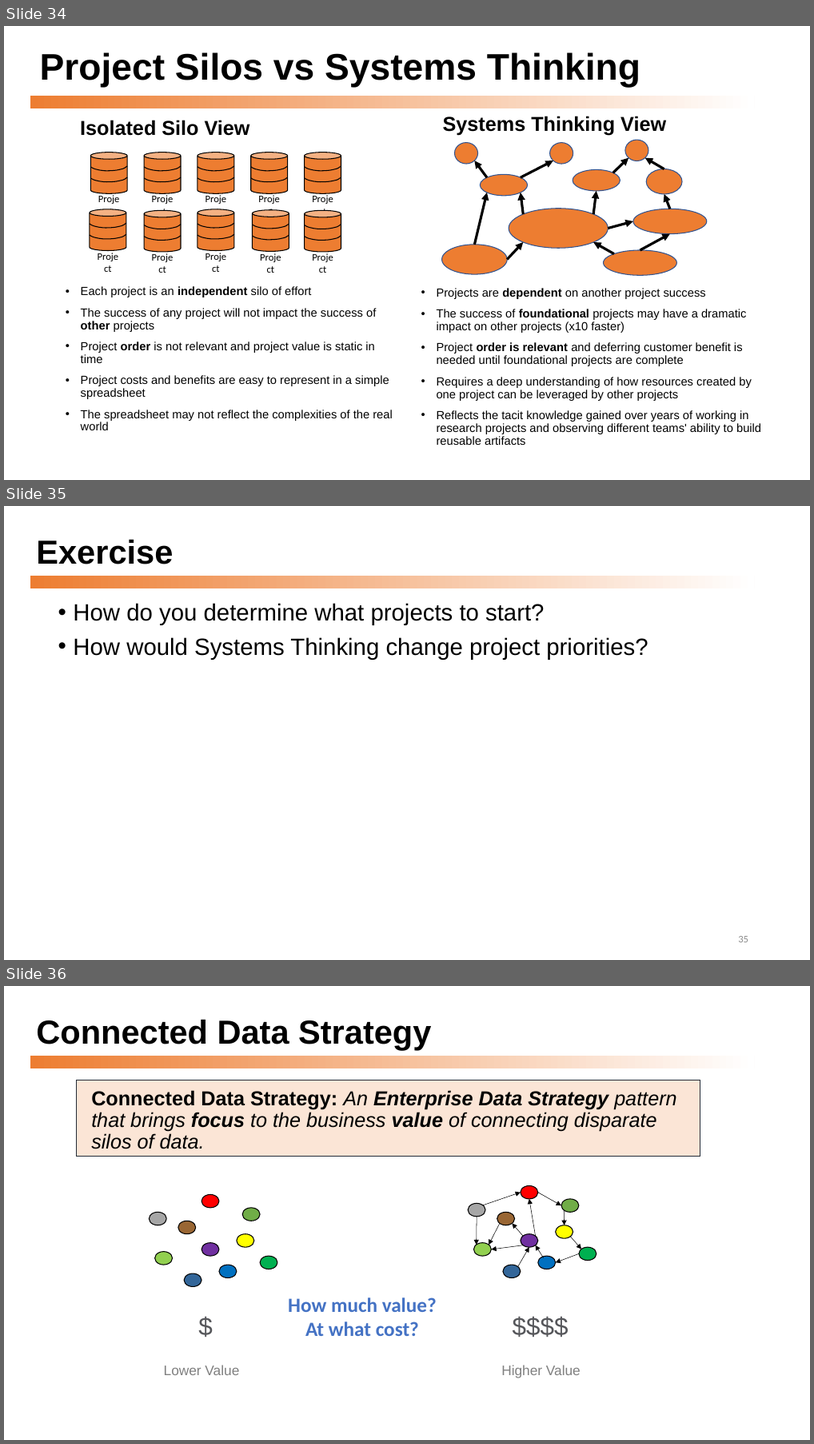
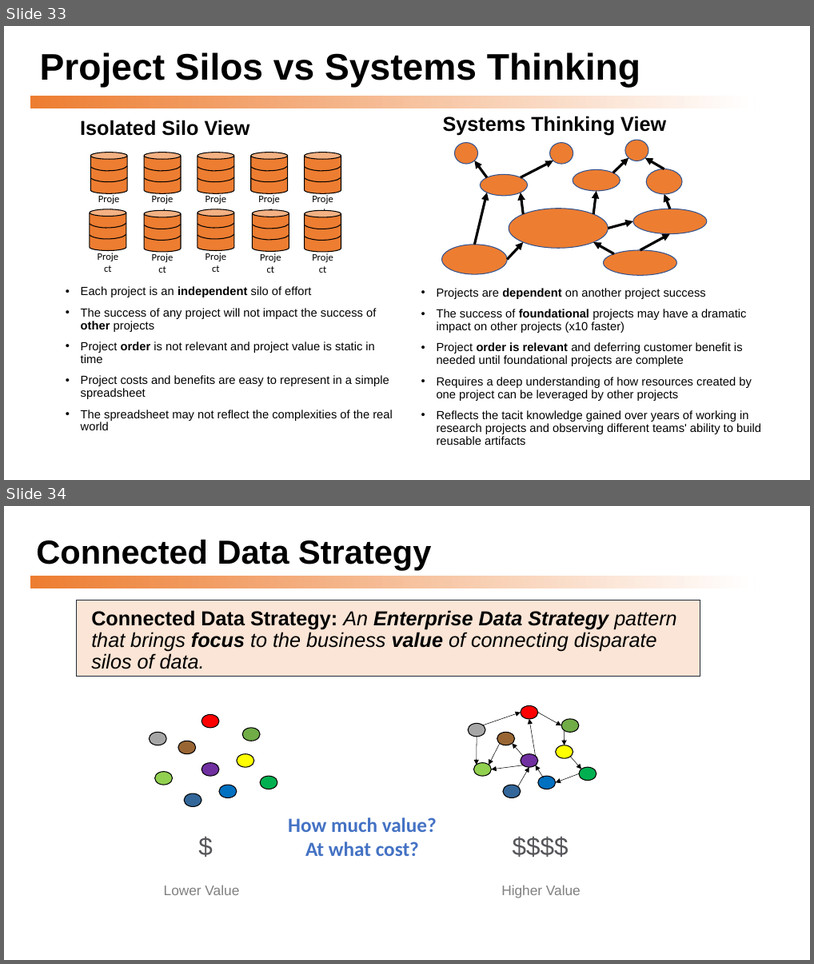
Before and after one commit to dmccreary/graph-systems-thinking, a slide deck: presentations/Graph-Systems-Thinking-Half-Day-Workshop.pptx. Shown one above the other, each under a label of ours: slides 34, 35 and 36 before the commit, slides 33 and 34 after it. The pictures are 814x1444 and 814x964 pixels, drawn with LibreOffice and Linux fonts; fonts in the diff are those of the drawing. Boxes give left, top, right and bottom in pixels: in the first picture for what was removed or moved away, otherwise in the second. Text is boxed around its words. In the diff, an @@ line names an element or a change of style, - is before the commit and + after.

```diff
--- a/presentations/Graph-Systems-Thinking-Half-Day-Workshop.pptx
+++ b/presentations/Graph-Systems-Thinking-Half-Day-Workshop.pptx
@@ slide 35 removed at (4, 506, 810, 960), background #FFFFFF; not listed: 1 template element that a slide beside it also shows @@
@@ title removed at (36, 540, 173, 564) @@
-Exercise
@@ text removed at (73, 603, 648, 659) @@
-• How do you determine what projects to start?
-• How would Systems Thinking change project priorities?
@@ page number removed at (738, 936, 749, 942) @@
-35
@@ what was slide 34 is now slide 33 @@
@@ what was slide 36 is now slide 34 @@
```
Also in this commit, not shown: 6 slides changed, 1 slide added, 2 other slides removed, 6 other files.
